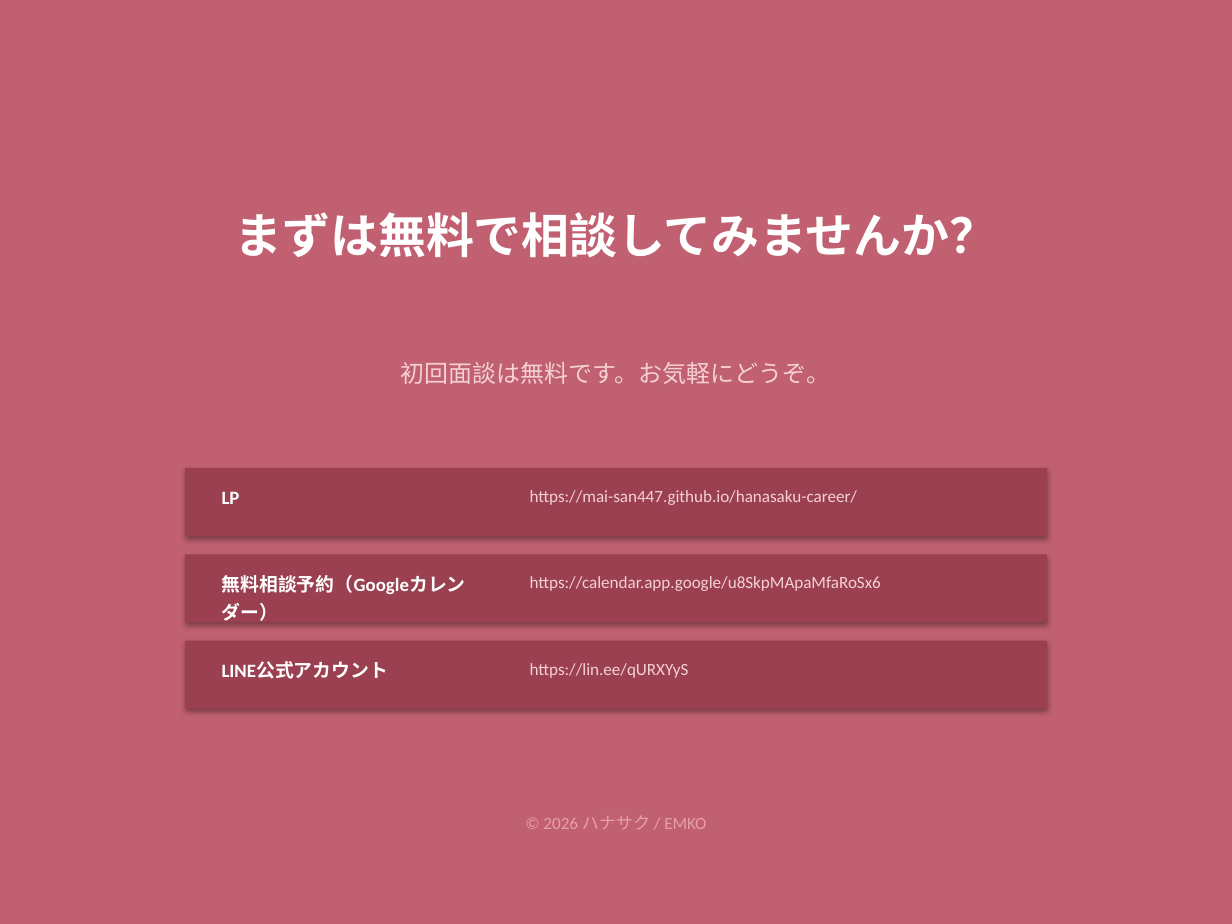
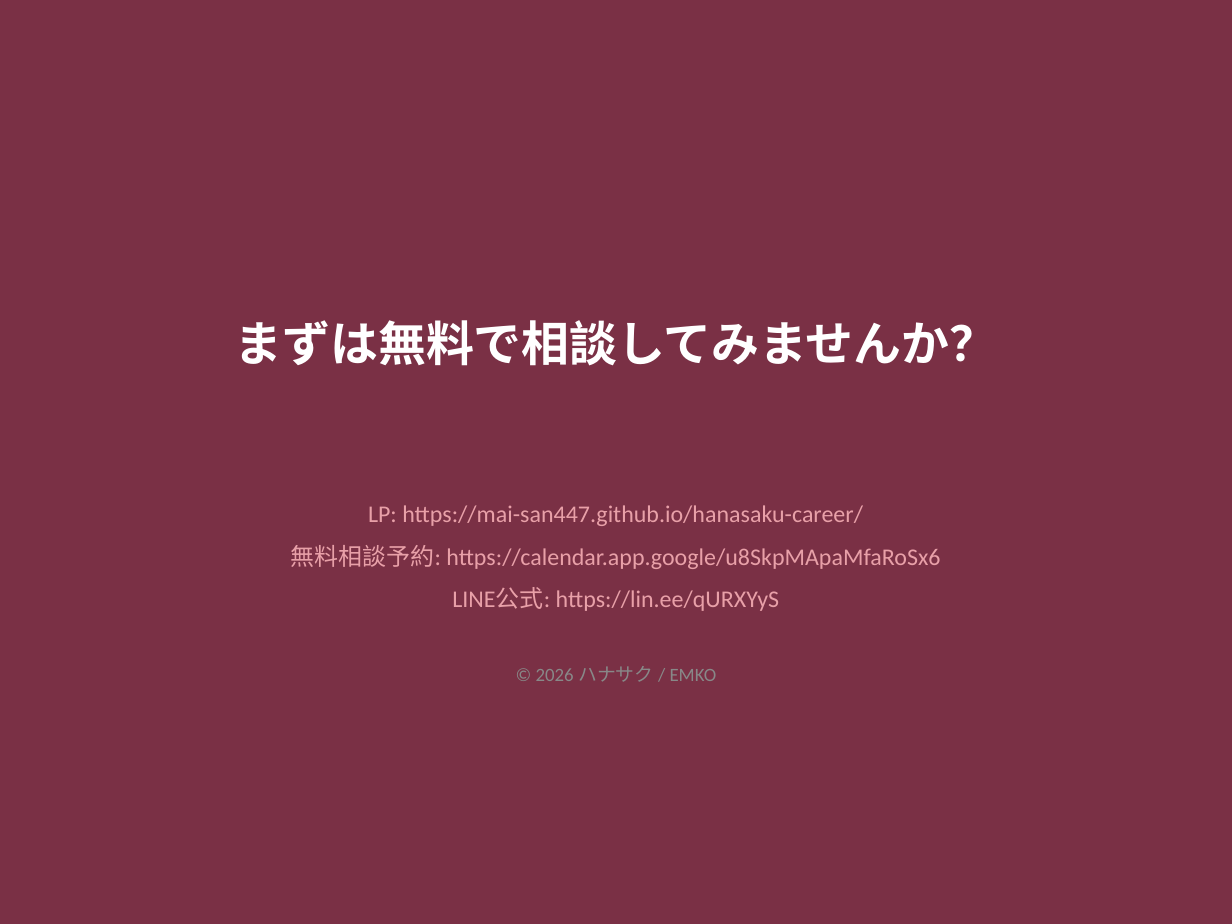
Before and after one commit to mai-san447/hanasaku-career, a slide deck: slide 10 of docs/hanasaku_service_overview.pptx. Drawn at 1232x924 pixels with LibreOffice and Linux fonts; fonts in the diff are those of the drawing. Boxes give left, top, right and bottom in pixels: in the first picture for what was removed or moved away, otherwise in the second. Text is boxed around its words. In the diff, an @@ line names an element or a change of style, - is before the commit and + after.

```diff
--- a/docs/hanasaku_service_overview.pptx
+++ b/docs/hanasaku_service_overview.pptx
@@ background #C06070 to #7A3045 @@
@@ text "まずは無料で相談してみませんか？": place and size @@
-text "まずは無料で相談してみませんか？" at bbox=[235, 212, 998, 258]
+text "まずは無料で相談してみませんか？" at bbox=[235, 320, 998, 366]
@@ text "まずは無料で相談してみませんか？" at bbox=[235, 320, 998, 366]: line spacing 42pt to 1 @@
@@ rectangle removed at bbox=[185, 468, 1047, 536] @@
@@ text removed at bbox=[222, 492, 240, 504] @@
-LP
@@ text at bbox=[290, 505, 940, 682]: text changed; text colour #F5D0D5 to #E8A0A8 @@
-初回面談は無料です。お気軽にどうぞ。
+LP: https://mai-san447.github.io/hanasaku-career/
+無料相談予約: https://calendar.app.google/u8SkpMApaMfaRoSx6
+LINE公式: https://lin.ee/qURXYyS
+© 2026 ハナサク / EMKO
@@ text removed at bbox=[530, 490, 858, 505] @@
-https://mai-san447.github.io/hanasaku-career/
@@ rectangle removed at bbox=[185, 554, 1047, 622] @@
@@ text removed at bbox=[222, 575, 466, 594] @@
-無料相談予約（Googleカレンダー）
@@ text removed at bbox=[530, 576, 881, 591] @@
-https://calendar.app.google/u8SkpMApaMfaRoSx6
@@ rectangle removed at bbox=[185, 641, 1047, 708] @@
@@ text removed at bbox=[222, 661, 389, 679] @@
-LINE公式アカウント
@@ text removed at bbox=[530, 663, 689, 678] @@
-https://lin.ee/qURXYyS
@@ text removed at bbox=[543, 816, 706, 829] @@
-© 2026 ハナサク / EMKO
```
Also in this commit, not shown: 9 other slides changed, 1 other file.
